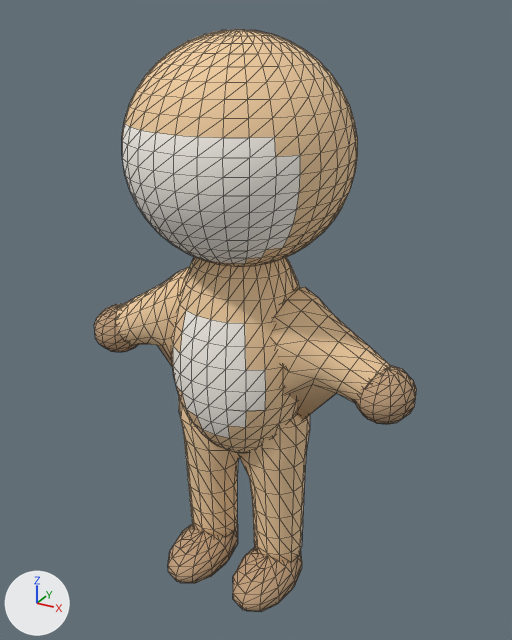
The glTF model character-studio/src/assets/anatomy/body-biped-slim.glb: old version first, new version second.
Rendered twice from a camera (50 mm lens) standing at (0.595, -1.026, 1.077) and looking at (0.016, 0.027, 0.551). Arrows for +X, +Y and +Z are at lower left; the lights stay in place. The older version comes first. Mesh edges are drawn as thin lines. Vertices at exactly the same position are counted once.

The older version as bpy lines, for what is in view:
```python
ob_body = bpy.data.objects.new('body', me_body)
ob_body.location = (0.0, 0.0, 0.0)
ob_body_hips = bpy.data.objects.new('body_hips', me_body_hips)
ob_body_hips.location = (0.0, 0.0, 0.0)
ob_body_torso = bpy.data.objects.new('body_torso', me_body_torso)
ob_body_torso.location = (0.0, 0.0, 0.0)
ob_body_upperlegs = bpy.data.objects.new('body_upperLegs', me_body_upperlegs)
ob_body_upperlegs.location = (0.0, 0.0, 0.0)
```
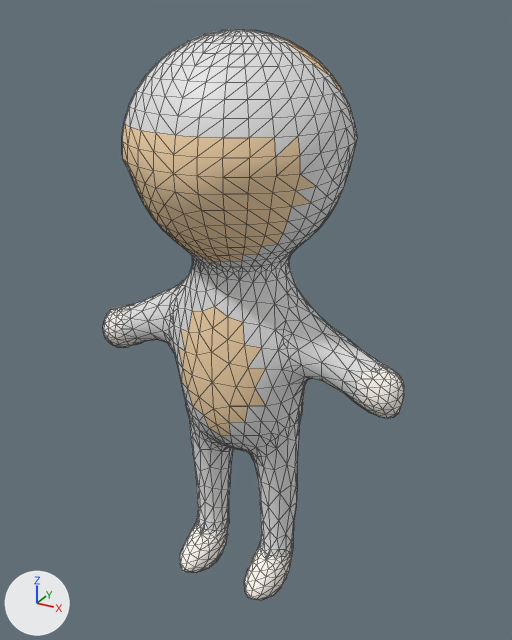
The change, as a list of edits to the scene's bpy script:
```text
Change me_body:
    remove me_body.from_pydata(...)  # 1384 vertices, 2712 faces; spans x -0.333..0.333, y -0.19..0.19, z -0.017..1.048
    remove me_body.materials.append(mat_preview_accenta)  # beige #c2a07d
    add me_body.from_pydata(...)  # 1389 vertices, 2590 faces; spans x -0.312..0.312, y -0.19..0.19, z -0.01..1.048
    me_body part 1: the loose piece of 110 vertices spanning x 0.049..0.315, y -0.072..0.072, z 0.343..0.64 is rebuilt with 206 vertices and now spans x 0.075..0.312, y -0.074..0.074, z 0.442..0.635
    me_body part 2: the loose piece of 110 vertices spanning x -0.315..-0.049, y -0.072..0.072, z 0.343..0.64 is rebuilt with 204 vertices and now spans x -0.312..-0.075, y -0.074..0.074, z 0.442..0.635
    me_body part 3: a new loose piece of 160 vertices spanning x -0.114..-0.038, y -0.11..0.043, z -0.01..0.238
    me_body part 4: a new loose piece of 158 vertices spanning x 0.038..0.116, y -0.11..0.043, z -0.01..0.233
    me_body part 5: the loose piece of 98 vertices spanning x 0.23..0.333, y -0.06..0.052, z 0.434..0.53 is deleted
    me_body part 6: the loose piece of 98 vertices spanning x -0.333..-0.23, y -0.06..0.052, z 0.434..0.53 is deleted
    me_body part 7: 150 vertices moved from x -0.194..0.194, y -0.182..0.182, z 0.689..0.86 to x -0.186..0.186, y -0.17..0.17, z 0.693..0.863; 175 vertices removed from x -0.192..0.192, y -0.174..0.174, z 0.672..0.86; 162 vertices added at x -0.188..0.188, y -0.169..0.169, z 0.676..0.864
    me_body part 8: 294 vertices removed from x -0.138..0.138, y -0.137..0.07, z -0.017..0.179
    me_body part 9: 381 faces spanning x -0.192..0.192, y -0.182..0.19, z 0.693..1.048 switch from mat_preview_primary (beige #f5d0a2) to no material
    me_body part 10: 77 faces spanning x -0.161..0.169, y -0.19..-0.066, z 0.698..0.913 switch from mat_preview_belly (white #fef9f1) to mat_preview_secondary (beige #f8d8ad)
    me_body part 11: 11 faces spanning x 0.136..0.173, y -0.1..0.0, z 0.744..0.835 switch from mat_preview_belly (white #fef9f1) to no material
Change me_body_hips:
    remove me_body_hips.from_pydata(...)  # 169 vertices, 312 faces; spans x -0.133..0.133, y -0.117..0.117, z 0.284..0.438
    remove me_body_hips.materials.append(mat_preview_primary)  # beige #f5d0a2
    remove me_body_hips.materials.append(mat_preview_belly)  # white #fef9f1
    add me_body_hips.from_pydata(...)  # 228 vertices, 324 faces; spans x -0.127..0.127, y -0.103..0.103, z 0.261..0.479
    me_body_hips part 12: 169 vertices removed from x -0.133..0.133, y -0.117..0.117, z 0.284..0.438; 228 vertices added at x -0.127..0.127, y -0.103..0.103, z 0.261..0.479
    add me_body_hips.materials.append(mat_preview_secondary)  # beige #f8d8ad
Change me_body_torso:
    remove me_body_torso.from_pydata(...)  # 265 vertices, 504 faces; spans x -0.136..0.136, y -0.119..0.119, z 0.438..0.751
    add me_body_torso.from_pydata(...)  # 263 vertices, 360 faces; spans x -0.152..0.152, y -0.103..0.103, z 0.437..0.683
    me_body_torso part 13: 265 vertices removed from x -0.136..0.136, y -0.119..0.119, z 0.438..0.751; 263 vertices added at x -0.152..0.152, y -0.103..0.103, z 0.437..0.683
    remove me_body_torso.materials.append(mat_preview_belly)  # white #fef9f1
Change me_body_upperlegs:
    remove me_body_upperlegs.from_pydata(...)  # 146 vertices, 264 faces; spans x -0.137..0.137, y -0.063..0.068, z 0.176..0.423
    remove me_body_upperlegs.materials.append(mat_preview_primary)  # beige #f5d0a2
    add me_body_upperlegs.from_pydata(...)  # 162 vertices, 182 faces; spans x -0.121..0.121, y -0.057..0.058, z 0.167..0.443
    me_body_upperlegs part 14: the loose piece of 73 vertices spanning x -0.016..0.137, y -0.063..0.068, z 0.176..0.423 is rebuilt with 81 vertices and now spans x 0.02..0.121, y -0.057..0.058, z 0.174..0.443
    me_body_upperlegs part 15: the loose piece of 73 vertices spanning x -0.137..0.016, y -0.063..0.068, z 0.176..0.423 is rebuilt with 81 vertices and now spans x -0.121..-0.02, y -0.057..0.057, z 0.167..0.443
```

Where the change shows, as pixel boxes (x1, y1, x2, y2) in the pictures (512 x 640 px; the box of a moved part takes in the faces that stretch with it):
'body', reshaped (7% narrower)
    before: (94, 29, 417, 612)
    after: (103, 29, 404, 600)
'body_torso', reshaped
    before: (171, 257, 300, 411)
    after: (164, 259, 311, 406)
'body_upperLegs', reshaped (8% narrower)
    before: (178, 395, 310, 518)
    after: (184, 389, 305, 508)
'body_hips', reshaped
    before: (176, 386, 297, 453)
    after: (180, 377, 305, 468)
part 1 of me_body, rebuilt
    before: (272, 287, 391, 420)
    after: (260, 288, 404, 418)
part 2 of me_body, rebuilt
    before: (116, 267, 189, 366)
    after: (103, 274, 189, 353)
part 3 of me_body, added
    after: (180, 467, 231, 573)
part 4 of me_body, added
    after: (244, 485, 297, 600)
part 5 of me_body, deleted (beige)
    before: (355, 366, 417, 424)
part 6 of me_body, deleted (beige)
    before: (94, 304, 138, 352)
part 7 of me_body, moved or reshaped
    before: (152, 138, 358, 266)
    after: (158, 140, 357, 273)
part 8 of me_body, deleted (beige)
    before: (168, 479, 304, 612)
part 9 of me_body, recoloured (beige to white)
    before: (175, 29, 356, 224)
    after: (175, 29, 356, 254)
part 10 of me_body, recoloured (white to beige)
    before: (123, 135, 300, 261)
    after: (123, 135, 316, 261)
part 11 of me_body, recoloured
    before: (226, 192, 299, 250)
    after: (288, 187, 334, 236)
part 14 of me_body_upperlegs, rebuilt
    before: (238, 415, 310, 518)
    after: (251, 389, 305, 508)
part 15 of me_body_upperlegs, rebuilt
    before: (178, 395, 240, 494)
    after: (184, 398, 233, 489)
